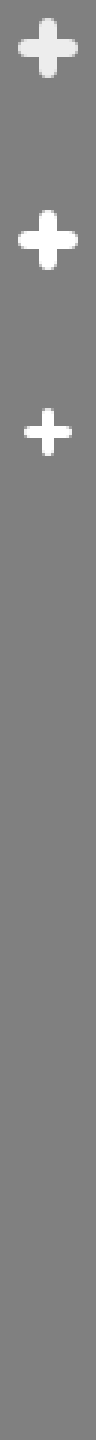
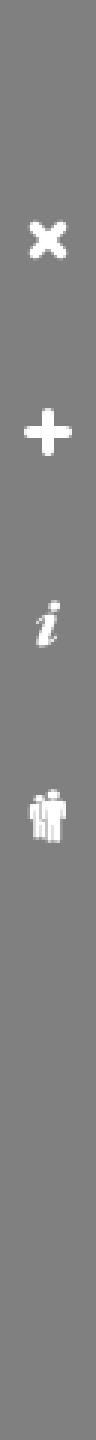
Layer changes from the first 96px x 1440px image to the second:
removed group "+" (1st of 2) (2 layers) (was 86%) over [18, 18, 78, 78]
removed layer "Shape 1" from group "+" over [18, 39, 78, 57]
removed layer "Shape 2" from group "+" over [39, 18, 57, 78]
removed group "+ copy" (2 layers) over [18, 210, 78, 270]
removed layer "Shape 1 copy" from group "+ copy" over [18, 231, 78, 249]
removed layer "Shape 2 copy" from group "+ copy" over [39, 210, 57, 270]
added group "collaborate" with 2 layers above "Shape 4" over [27, 789, 66, 843]
added layer "Shape 19" in group "collaborate" over [39, 789, 66, 843]
added layer "Shape 20" in group "collaborate" over [27, 795, 48, 840]
added layer "Shape 4" above "x" over [36, 600, 60, 648]
added group "x" with 2 layers above "+" over [27, 219, 69, 261]
added layer "Shape 3 copy 2" in group "x" over [27, 219, 69, 261]
added layer "Shape 3 copy 3" in group "x" over [27, 219, 69, 261]
